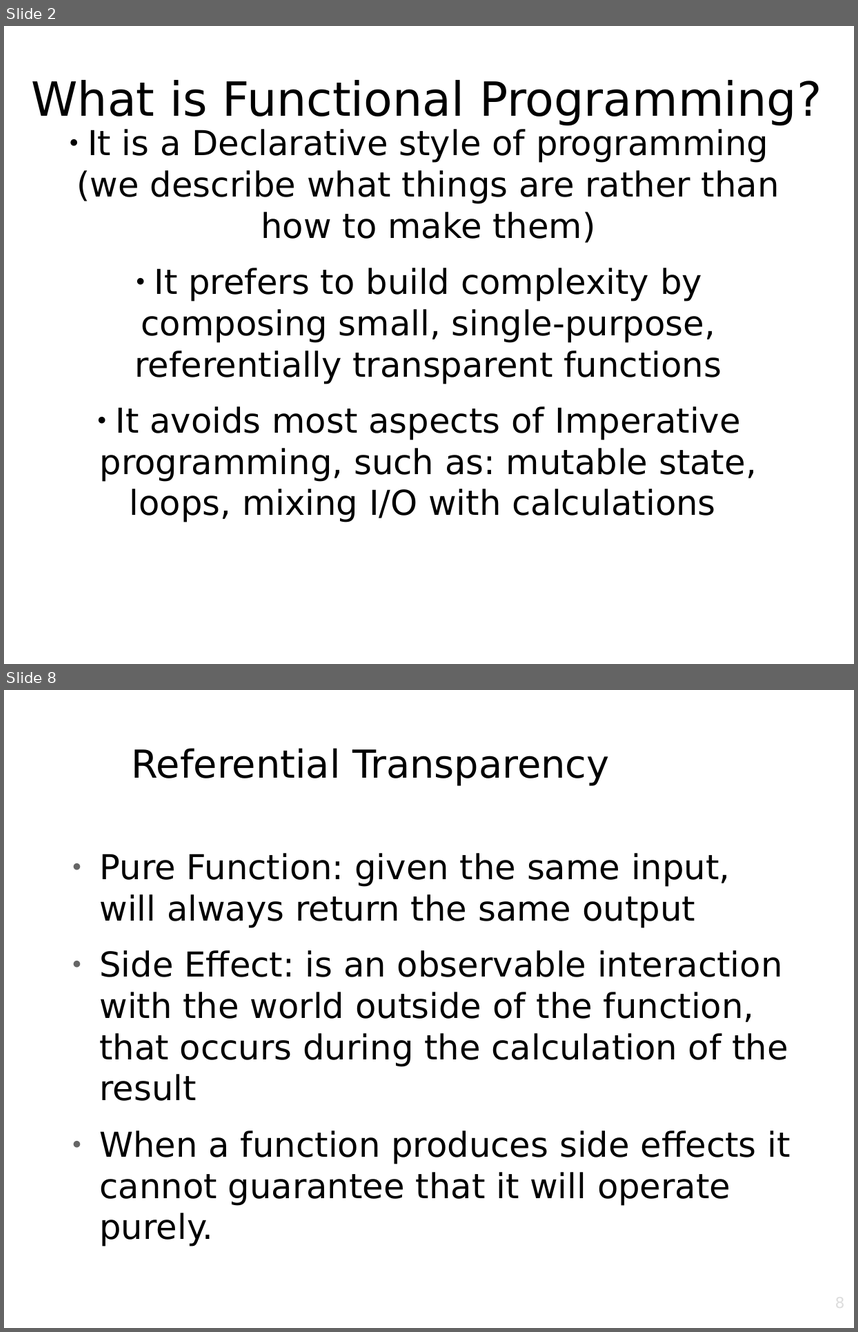
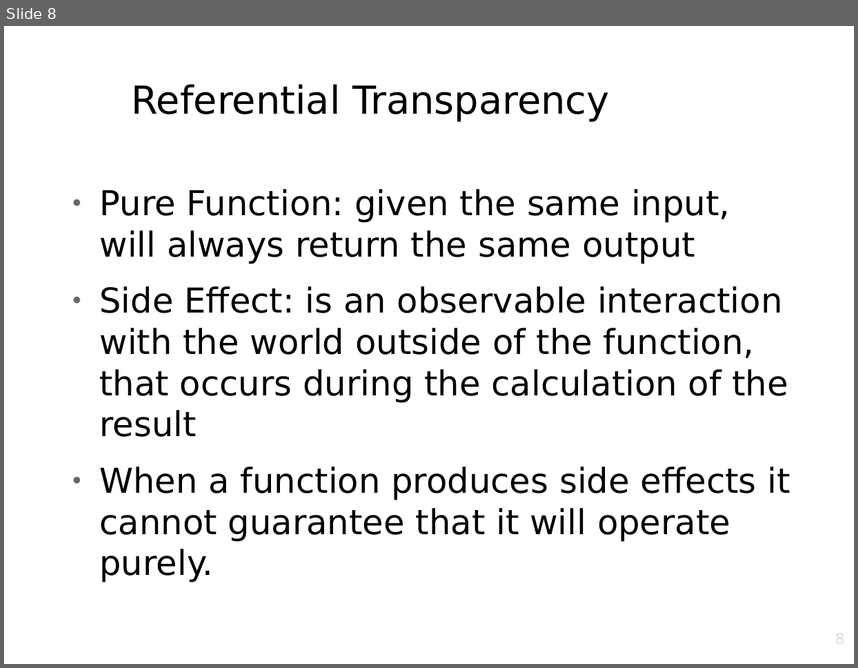
Before and after one commit to AdamStephenNorth/Functional-Programming-Lectures, a slide deck: LessonOne_Overview.odp. Shown one above the other, each under a label of ours: slides 2 and 8 before the commit, slide 8 after it; the slides between them are not shown. The pictures are 858x1332 and 858x668 pixels, drawn with LibreOffice and Linux fonts; fonts in the diff are those of the drawing; background and template pictures are left out. Boxes give left, top, right and bottom in pixels: in the first picture for what was removed or moved away, otherwise in the second. Text is boxed around its words. In the diff, an @@ line names an element or a change of style, - is before the commit and + after.

```diff
--- a/LessonOne_Overview.odp
+++ b/LessonOne_Overview.odp
@@ slide 2 removed at bbox=[4, 26, 854, 664], background picture (left out) @@
@@ title removed at bbox=[31, 80, 822, 126] @@
-What is Functional Programming?
@@ text removed at bbox=[77, 129, 780, 522] @@
-● It is a Declarative style of programming (we describe what things are rather than how to make them)
-● It prefers to build complexity by composing small, single-purpose, referentially transparent functions
-● It avoids most aspects of Imperative programming, such as: mutable state, loops, mixing I/O with calculations
```
Also in this commit, not shown: 8 slides changed, 4 slides added, 2 other slides removed.
